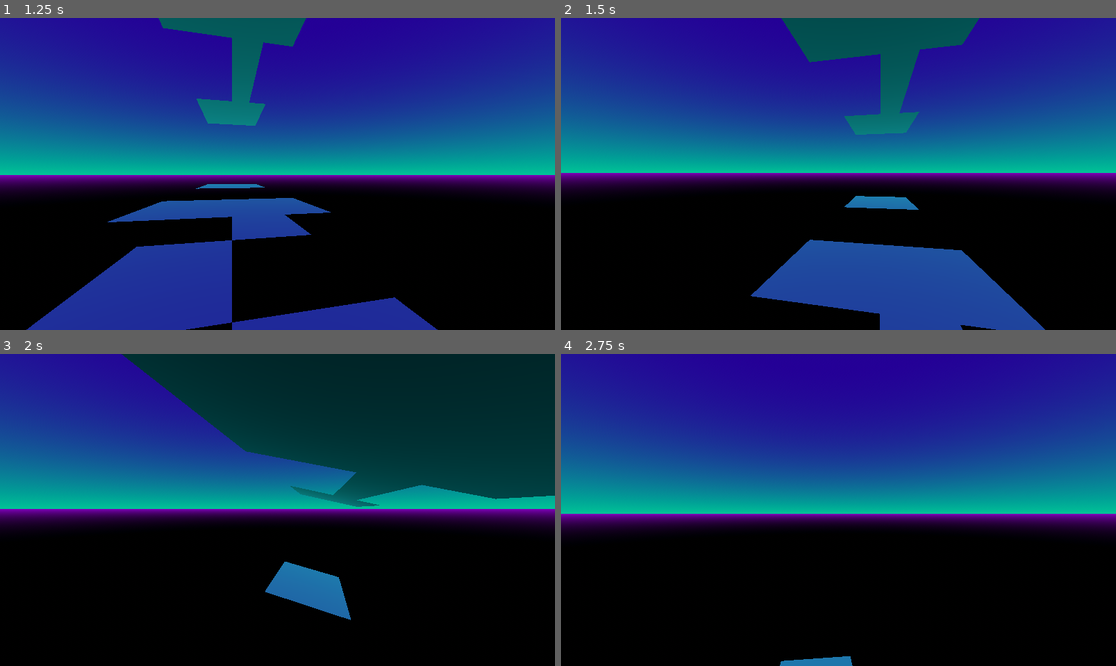
Above: before the commit, frames 1-4 (two rows, left to right).
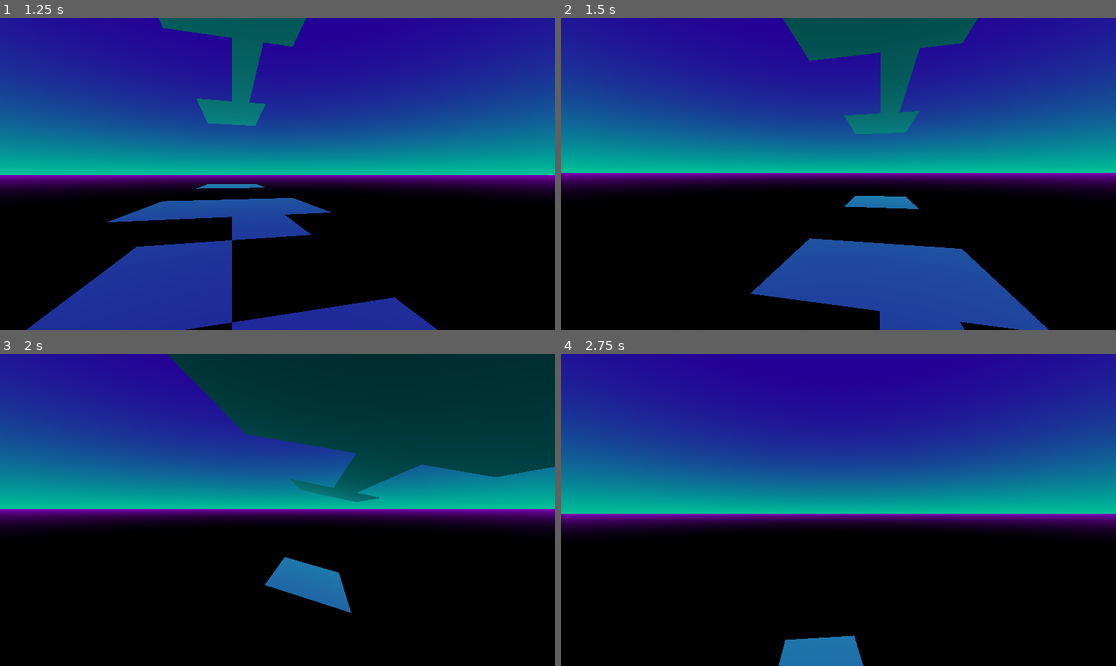
Above: after the commit, the same moments.

Repository: william-v4/flippyflippy
Game: Godot game, scene res://main.tscn
Same seed, same stepped clock (60 frames per second), same inputs: the game is played once before the commit and once after it.
Inputs (mouse positions are in pixels of both pictures, inside the frame that each line leads up to):
- Up to frame 1 (1.25 s): move the mouse to (305, 174) at 0.52 s; hold W (move_forward) from 0.53 s (still down); hold Space (jump) from 0.53 s (still down); tap E (action_key_a) at 0.6 s; click (305, 174) at 0.67 s
- Up to frame 2 (1.5 s): keep holding W (move_forward); move the mouse to (810, 174) at 1.27 s; release Space (jump) at 1.28 s; tap Space (jump) at 1.35 s
- Up to frame 3 (2 s): keep holding W (move_forward); tap Space (jump) at 1.52, 1.82 s; tap E (action_key_a) at 1.55 s
- Up to frame 4 (2.75 s): keep holding W (move_forward); move the mouse to (849, 503) at 2.02 s; hold Space (jump) from 2.03 s (still down); tap E (action_key_a) at 2.1 s

Frame 1 is identical in both runs. In frame 2, 0.8% of the frame differs, in the area x 34-88%, y 0-100%; in frame 3, 6.1%, in the area x 21-100%, y 0-86%; in frame 4, 0.9%.

Commit message:
robert's changes

Diff:
--- a/godotproject/player.gd
+++ b/godotproject/player.gd
@@ -12,6 +12,8 @@
 @export var friction_acceleration_scalar : int = 50
 # Variable for acceleration due to gravity (on the y axis and calculated when player is not "applying" any acceleration along the y axis (as of writing this the player can only do this through jumping)
 @export var gravity_acceleration_scalar : int = 5
+# Variable for acceleration added alongside the downwards acceleration from gravity (this is when the player holds the jump action key for longer, leaving the player up in the air for longer)
+@export var lower_gravity_scalar : int = 8
 
 # Variables for the maximum velocity for the player
 @export var max_velocity_scalar : Dictionary = {"x" = 8, "y" = 100, "z" = 8}
@@ -39,90 +41,93 @@
 	Input.mouse_mode = Input.MOUSE_MODE_CAPTURED
 
 func calculate_ground_velocity(delta : float):
-	# For each plane, determine which keys are being pressed, determining the applied acceleration from the player.
+	# Determine the velocity of target_velocity on the x and z axis, respectively.
 	for plane in ["x", "z"]:
-		#if int(target_velocity[plane]) == 0 and int(target_acceleration[plane]) == 0:
-			#print("snapping " + str(plane) + " to 0")
-			#target_velocity[plane] == 0.0000000000000000000000000000000000000000000000000000000000000000000
-			#target_acceleration[plane] == 0.000000000000000000000000000000000000000000000
+		if ((target_velocity[plane] < 0) and (target_velocity[plane] >= -(max_velocity_scalar[plane]))):
+			determine_ground_input(plane, 0, applied_added_acceleration_scalar[plane])
+		elif (target_velocity[plane] == 0):
+			determine_ground_input(plane, 0, 0)
+		elif ((target_velocity[plane] > 0) and (target_velocity[plane] <= max_velocity_scalar[plane])):
+			determine_ground_input(plane, -(applied_added_acceleration_scalar[plane]), 0)
 
-		if (target_velocity[plane] < 0.0) and (target_velocity[plane] >= -(max_velocity_scalar[plane])):
-			print(str(plane) + " velocity is less than 0 but more than or equal to negative_max")
-			determine_ground_input(delta, plane, input_negative_value[plane], input_positive_value[plane], 0, applied_added_acceleration_scalar[plane])
-		elif target_velocity[plane] == 0.0:
-			print(str(plane) + " velocity is 0")
-			determine_ground_input(delta, plane, input_negative_value[plane], input_positive_value[plane], 0, 0)
-		elif (target_velocity[plane] > 0.0) and (target_velocity[plane] <= max_velocity_scalar[plane]):
-			print(str(plane) + " velocity is more than 0 but less than or equal to positive_max")
-			determine_ground_input(delta, plane, input_negative_value[plane], input_positive_value[plane], -(applied_added_acceleration_scalar[plane]), 0)
+	# If the player is only applying acceleration on one plane, begin decelerating the other by (applied_normal_acceleration_scalar + applied_added_acceleration_scalar).
+	if (abs(target_acceleration["z"]) > 0) and (target_acceleration["x"] == 0):
+		decelerate_plane(delta, "x")
+	elif (abs(target_acceleration["x"]) > 0) and (target_acceleration["z"] == 0):
+		decelerate_plane(delta, "z")
+	# If the player is not applying acceleration on either plane, begin applying friction.
+	elif (pow((pow(target_acceleration["x"], 2) + pow(target_acceleration["z"], 2)), 1/2.0) == 0):
+		apply_friction(delta)
 
-	print(str(target_velocity))
-	print(str(target_acceleration))
+	# If the target_acceleration on both planes are accelerating at applied_normal_acceleration_scalar, then lower the resultant target_acceleration
+	#	to applied_normal_acceleration_scalar, while maintaining the same direction.
+	if pow((pow(target_acceleration["x"], 2) + pow(target_acceleration["z"], 2)), 1/2.0) == pow((pow(applied_normal_acceleration_scalar["x"], 2) + pow(applied_normal_acceleration_scalar["x"], 2)), 1/2.0):
+		lower_resultant_acceleration(target_acceleration["x"], target_acceleration["z"], applied_normal_acceleration_scalar["x"])
 
-	# If the player is not applying acceleration, begin applying friction.
-	if pow((pow(target_acceleration["x"], 2) + pow(target_acceleration["z"], 2)), 1/2.0) == 0:
-		calculate_friction(delta)
-	else:
-		# Change the velocity by the target acceleration.
-		target_velocity["x"] = (target_acceleration["x"] * delta) + target_velocity["x"]
-		target_velocity["z"] = (target_acceleration["z"] * delta) + target_velocity["z"]
+	# If the target_acceleration on one plane is applied_normal_acceleration_scalar, with the other one accelerating at the combined value of
+	#	applied_normal_acceleration_scalar and applied_added_acceleration_scalar, lower the resultant target_acceleration to the combined value
+	#	of applied_normal_acceleration_scalar and applied_added_acceleration_scalar, while maintaining the same direction.
+	if pow((pow(target_acceleration["x"], 2) + pow(target_acceleration["z"], 2)), 1/2.0) >= pow((pow(applied_normal_acceleration_scalar["x"], 2) + pow((applied_normal_acceleration_scalar["x"] + applied_added_acceleration_scalar["x"]), 2)), 1/2.0):
+		lower_resultant_acceleration(target_acceleration["x"], target_acceleration["z"], (applied_normal_acceleration_scalar["x"] + applied_added_acceleration_scalar["x"]))
 
-		# If the resultant velocity is above the maximum velocity scalar defined above, lower the resultant velocity while maintaining the same direction.
-		if pow((pow(target_velocity["x"], 2) + pow(target_velocity["z"], 2)), 1/2.0) > max_velocity_scalar["x"]:
-			lower_resultant_velocity(target_velocity["x"], target_velocity["z"])
+	# Change the velocity by the target acceleration. Functions apply_friction() or decelerate_plane() have the ability to change target_velocity() of a given plane directly,
+	#	but in both cases, target_acceleration() for that plane is already set to 0, meaning there's no change after running these two commands.
+	target_velocity["x"] = (target_acceleration["x"] * delta) + target_velocity["x"]
+	target_velocity["z"] = (target_acceleration["z"] * delta) + target_velocity["z"]
 
-		if pow((pow(target_acceleration["x"], 2) + pow(target_acceleration["z"], 2)), 1/2.0) > applied_normal_acceleration_scalar["x"]:
-			lower_resultant_acceleration(target_velocity["x"], target_velocity["z"])
+	# If the resultant velocity is above the maximum velocity scalar defined above, lower the resultant velocity while maintaining the same direction.
+	if (pow((pow(target_velocity["x"], 2) + pow(target_velocity["z"], 2)), 1/2.0) > max_velocity_scalar["x"]):
+		lower_resultant_velocity(target_velocity["x"], target_velocity["z"])
 
-func determine_ground_input(delta : float, plane : String, negative_input : String, positive_input : String, added_acceleration_negative : int, added_acceleration_positive : int):
-	if Input.is_action_pressed(negative_input) == true:
+func determine_ground_input(plane : String, added_acceleration_negative : int, added_acceleration_positive : int):
+	if (Input.is_action_pressed(input_negative_value[plane])):
 		target_acceleration[plane] = (-(applied_normal_acceleration_scalar[plane]) + added_acceleration_negative)
-	elif Input.is_action_pressed(positive_input) == true:
+	elif (Input.is_action_pressed(input_positive_value[plane])):
 		target_acceleration[plane] = (applied_normal_acceleration_scalar[plane] + added_acceleration_positive)
-	#If neither key for the given plane is being pressed, then begin decelerating in that plane.
-	elif abs(target_velocity[plane]) > 0 and (abs(target_velocity[plane]) - ((applied_normal_acceleration_scalar[plane] + applied_added_acceleration_scalar[plane]) * delta)) < 0:
-		target_velocity[plane] = 0
-		target_acceleration[plane] = 0
-		print("snapped accel this, acceleration is now " + str(plane) + str(target_acceleration))
-	elif abs(target_velocity[plane]) > 0:
-		target_acceleration[plane] = (target_velocity[plane] / abs(target_velocity[plane]) * -1) * (applied_normal_acceleration_scalar[plane] + applied_added_acceleration_scalar[plane])
-		print("standard deccel this, acceleration is now " + str(plane) + str(target_acceleration))
+	# If neither key for the given plane is being pressed, set target_acceleration to 0 as an indicator to the remaining processes in the frame.
 	else:
 		target_acceleration[plane] = 0
-		print("else function, accel is " + str(target_acceleration))
 
-func calculate_friction(delta : float):
-	if (pow((pow(target_velocity["x"], 2) + pow(target_velocity["z"], 2)), 1/2.0) - (friction_acceleration_scalar * delta)) < 0:
+func lower_resultant_acceleration(current_x_acceleration : int, current_z_acceleration : int, maximum_acceleration : int):
+	target_acceleration["x"] = cos(atan2(current_z_acceleration, current_x_acceleration)) * maximum_acceleration
+	target_acceleration["z"] = sin(atan2(current_z_acceleration, current_x_acceleration)) * maximum_acceleration
+
+func apply_friction(delta : float):
+	# If changing target_velocity by the friction acceleration value will result in a non-zero value, set target_velocity and target_acceleration of that plane to 0.
+	if ((pow((pow(target_velocity["x"], 2) + pow(target_velocity["z"], 2)), 1/2.0) - (friction_acceleration_scalar * delta)) < 0):
 		target_velocity["x"] = 0
 		target_velocity["z"] = 0
 	else:
 		target_velocity["x"] = cos(atan2(target_velocity["z"], target_velocity["x"])) * (pow((pow(target_velocity["x"], 2) + pow(target_velocity["z"], 2)), 1/2.0) - (friction_acceleration_scalar * delta))
 		target_velocity["z"] = sin(atan2(target_velocity["z"], target_velocity["x"])) * (pow((pow(target_velocity["x"], 2) + pow(target_velocity["z"], 2)), 1/2.0) - (friction_acceleration_scalar * delta))
 
+func decelerate_plane(delta : float, plane_to_lower : String):
+	if ((abs(target_velocity[plane_to_lower]) - ((applied_normal_acceleration_scalar[plane_to_lower]) * delta)) < 0):
+		target_velocity[plane_to_lower] = 0
+	else:
+		target_acceleration[plane_to_lower] = (target_velocity[plane_to_lower] / abs(target_velocity[plane_to_lower]) * -1) * (applied_normal_acceleration_scalar[plane_to_lower])
+
 func lower_resultant_velocity(current_x_velocity : float, current_z_velocity : float):
 	target_velocity["x"] = cos(atan2(current_z_velocity, current_x_velocity)) * max_velocity_scalar["x"]
 	target_velocity["z"] = sin(atan2(current_z_velocity, current_x_velocity)) * max_velocity_scalar["z"]
 
-func lower_resultant_acceleration(current_x_acceleration : float, current_z_acceleration : float):
-	target_acceleration["x"] = cos(atan2(current_z_acceleration, current_x_acceleration)) * applied_normal_acceleration_scalar["x"]
-	target_acceleration["z"] = sin(atan2(current_z_acceleration, current_x_acceleration)) * applied_normal_acceleration_scalar["x"]
-
 func calculate_y_velocity(delta : float):
-	# If nothing else below this instruction changes the target acceleration along the y axis, the acceleration due to gravity will bring the player back to the ground.
+	# If nothing else below this instruction changes the target acceleration along the y axis, the acceleration due to gravity will be the only acceleration along the y axis, bringing the player back to the ground.
 	target_acceleration["y"] = -(gravity_acceleration_scalar)
 
-	if is_on_floor() == true:
+	if (is_on_floor()):
 		target_acceleration["y"] = 0
 		target_velocity["y"] = 0
 
+	# If the player is on the ground and presses the jump action key, begin a jump.
 	if (Input.is_action_pressed("jump") == true) and (is_on_floor() == true):
 		target_acceleration["y"] = applied_normal_acceleration_scalar["y"]
 
 	# If the player continues to press the "jump" action after starting the jump from the floor, lower the (scalar) acceleration due to gravity to provide the player more time in the air.
 	if  (Input.is_action_pressed("jump") == true) and (is_on_floor() == false) and (target_velocity["y"] > 0):
-		target_acceleration["y"] = (-(gravity_acceleration_scalar)) + 15
+		target_acceleration["y"] = (-(gravity_acceleration_scalar)) + lower_gravity_scalar
 
-	if abs((target_acceleration["y"] * delta) + target_velocity["y"]) > max_velocity_scalar["y"]:
+	if (abs((target_acceleration["y"] * delta) + target_velocity["y"]) > max_velocity_scalar["y"]):
 		target_velocity["y"] = (abs(target_velocity["y"])/target_velocity["y"]) * max_velocity_scalar["y"]
 	else:
 		target_velocity["y"] = (target_acceleration["y"] * delta) + target_velocity["y"]
@@ -141,7 +146,7 @@
 		Input.mouse_mode = Input.MOUSE_MODE_CAPTURED
 
 # runs whenever input is received
-func _input(event):
+func _unhandled_input(event):
 	# camera movement with mouse
 	if event is InputEventMouseMotion and !paused:
 		# rotate the player left and right
@@ -150,29 +155,25 @@
 		$Pivot/Marker3D.rotate_x(-deg_to_rad(event.relative.y) * mousesensy)
 		# make sure player doesn't break their neck (rotating over 90 degrees)
 		$Pivot/Marker3D.rotation_degrees.x = clamp($Pivot/Marker3D.rotation_degrees.x, -90, 90)
-	pauser()
 
 # runs continuously
 func _physics_process(delta):
-	print("")
-	print("")
-	print("start of new frame")
-	print("target accel at start of frame is " + str(target_acceleration))
+	pauser()
 
-	calculate_ground_velocity(delta)
-	calculate_y_velocity(delta)
+	if !paused:
+		calculate_ground_velocity(delta)
+		calculate_y_velocity(delta)
 
-	# Apply the target velocity to the velocity variable to be used by move_and_slide().
-	velocity.x = target_velocity["x"]
-	velocity.y = target_velocity["y"]
-	velocity.z = target_velocity["z"]
+		# Apply the target velocity to the velocity variable to be used by move_and_slide().
+		velocity.x = target_velocity["x"]
+		velocity.y = target_velocity["y"]
+		velocity.z = target_velocity["z"]
 
-	if Input.is_action_just_pressed("action_key_a"):
-		flip_platforms.emit()
+		if Input.is_action_just_pressed("action_key_a"):
+			flip_platforms.emit()
 
-	#print(str((-(target_velocity["x"]) / delta) * delta))
-	#print(str(target_velocity))
-	# stop movement when paused
-	if !paused:
+		#print(str((-(target_velocity["x"]) / delta) * delta))
+		#print(str(target_velocity))
+		# stop movement when paused
 		move_and_slide()
 		checklookingup()
